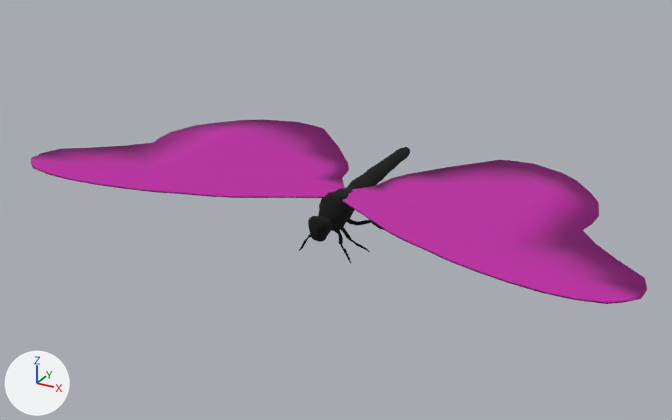
One commit to the OBJ model AR.js/data/data/butterfly.obj: the scene before it, then after it.
The view is the same before and after, from a 50 mm camera at (9.15, -17.25, 8.45) aimed at (-0.45, 0.2, -0.27). The axes (+X, +Y, +Z) are drawn at lower left. The lights are the same throughout. Where no turn or scale is listed for an object, it has been applied to the vertices.

The scene before the commit, as lines of its bpy script (objects in view):
```python
me_butterfly = bpy.data.meshes.new('butterfly')
me_butterfly.from_pydata(...)  # 1394 vertices, 2776 faces; spans x -7.03..7.03, y -3.18..3.18, z -0.82..0.82
# faces by material slot: [280, 2496]
me_butterfly.materials.append(mat_lambert2sg)  # pink #bd27a4
me_butterfly.materials.append(mat_blinn1sg)  # black #000000
ob_butterfly = bpy.data.objects.new('butterfly', me_butterfly)
ob_butterfly.location = (0.0, 0.0, 0.0)
```
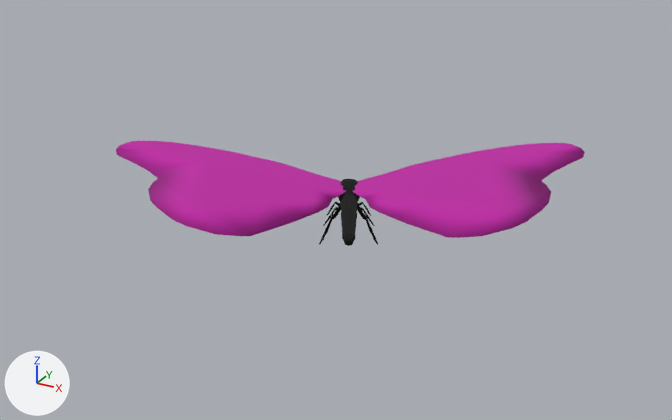
Where the change shows, as pixel boxes [x1, y1, x2, y2] in the pictures (672 x 420 px; the box of a moved part takes in the faces that stretch with it):
```json
{"object": "butterfly", "change": "reshaped", "before": [31, 120, 647, 304], "after": [116, 141, 585, 246], "on screen": "24% narrower, 43% shorter"}
{"part": 1, "of": "me_butterfly", "change": "moved or reshaped", "before": [299, 147, 410, 263], "after": [319, 179, 378, 246]}
{"part": 2, "of": "me_butterfly", "change": "moved or reshaped", "before": [342, 160, 647, 304], "after": [116, 141, 346, 236]}
{"part": 3, "of": "me_butterfly", "change": "moved or reshaped", "before": [31, 120, 349, 198], "after": [352, 143, 585, 238]}
```

The change, as JSON lines over the scene's bpy script:
```json
{"block": "me_butterfly", "where": "me_butterfly.from_pydata(...)  # 1394 vertices, 2776 faces; spans x -7.03..7.03, y -3.18..3.18, z -0.82..0.82"}
{"block": "me_butterfly", "where": "# used by ob_butterfly; location = (0.0, 0.0, 0.0)"}
{"block": "me_butterfly", "change": "me_butterfly part 1: the loose piece of 1250 vertices spanning x -0.82..0.82, y -1.61..3.15, z -0.82..0.5 is turned -152.1 degrees about the z axis through the mesh origin and scaled by 0.811"}
{"block": "me_butterfly", "change": "me_butterfly part 2: the loose piece of 72 vertices spanning x 0.07..7.03, y -3.18..3.18, z 0.39..0.82 is turned -152.1 degrees about the z axis through the mesh origin and scaled by 0.813"}
{"block": "me_butterfly", "change": "me_butterfly part 3: the loose piece of 72 vertices spanning x -7.03..-0.07, y -3.18..3.18, z 0.39..0.82 is turned -152.1 degrees about the z axis through the mesh origin and scaled by 0.813"}
```
